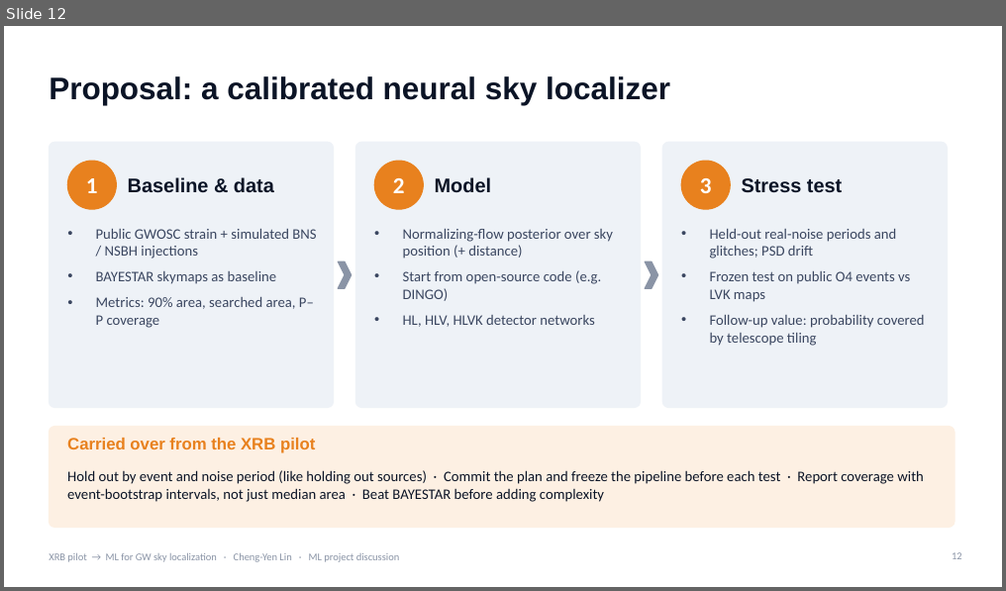
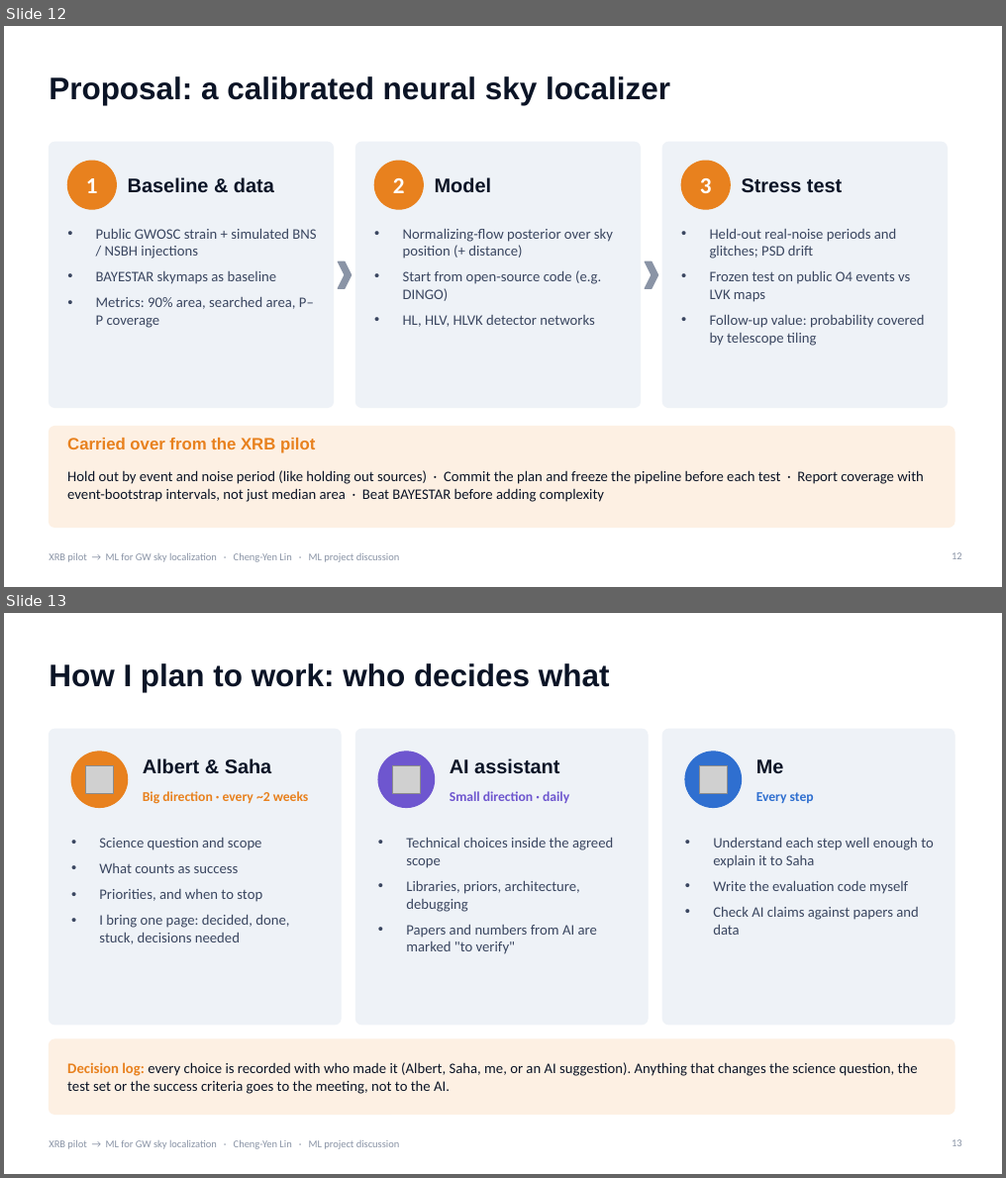
Before and after one commit to Chipwwwwww/XRB-pilot, a slide deck: slides/XRB_ML_to_GW_localization.pptx. Shown one above the other, each under a label of ours: slide 12 before the commit, slides 12 and 13 after it. The pictures are 1006x591 and 1006x1178 pixels, drawn with LibreOffice and Linux fonts; fonts in the diff are those of the drawing; grey boxes stand for pictures. Boxes give left, top, right and bottom in pixels: in the first picture for what was removed or moved away, otherwise in the second. Text is boxed around its words. In the diff, an @@ line names an element or a change of style, - is before the commit and + after.

```diff
--- a/slides/XRB_ML_to_GW_localization.pptx
+++ b/slides/XRB_ML_to_GW_localization.pptx
@@ slide 13 added at (4,613,1002,1174), background #FFFFFF; not listed: 1 template element that a slide beside it also shows @@
@@ title added at (49,663,610,692), 30 pt, text #0B1426, bold @@
+How I plan to work: who decides what
@@ rounded rectangle added at (49,729,341,1025), fill #EEF2F7, outline #EEF2F7 1 pt @@
@@ rounded rectangle added at (355,729,648,1025), fill #EEF2F7, outline #EEF2F7 1 pt @@
@@ rounded rectangle added at (662,729,954,1025), fill #EEF2F7, outline #EEF2F7 1 pt @@
@@ ellipse added at (71,752,128,808), fill #E8811E, outline #E8811E 1 pt @@
@@ text added at (143,759,272,774), 19 pt, text #0B1426, bold @@
+Albert & Saha
@@ ellipse added at (378,752,435,808), fill #6E56CF, outline #6E56CF 1 pt @@
@@ text added at (450,759,559,774), 19 pt, text #0B1426, bold @@
+AI assistant
@@ ellipse added at (685,752,742,808), fill #2F6FD0, outline #2F6FD0 1 pt @@
@@ text added at (756,760,784,773), 19 pt, text #0B1426, bold @@
+Me
@@ picture added at (85,765,114,794) @@
@@ picture added at (392,765,421,794) @@
@@ picture added at (699,765,728,794) @@
@@ text added at (143,791,309,804), 13 pt, text #E8811E, bold @@
+Big direction · every ~2 weeks
@@ text added at (450,791,569,803), 13 pt, text #6E56CF, bold @@
+Small direction · daily
@@ text added at (756,792,814,803), 13 pt, text #2F6FD0, bold @@
+Every step
@@ text added at (99,838,289,945), 14 pt, text #3A4660 @@
+• Science question and scope
+• What counts as success
+• Priorities, and when to stop
+• I bring one page: decided, done, stuck, decisions needed
@@ text added at (406,838,613,955), 14 pt, text #3A4660 @@
+• Technical choices inside the agreed scope
+• Libraries, priors, architecture, debugging
+• Papers and numbers from AI are marked "to verify"
@@ text added at (713,838,934,935), 14 pt, text #3A4660 @@
+• Understand each step well enough to explain it to Saha
+• Write the evaluation code myself
+• Check AI claims against papers and data
@@ rounded rectangle added at (49,1040,954,1115), fill #FDF0E3, outline #FDF0E3 1 pt @@
@@ text added at (67,1062,918,1094), 14 pt, text #0B1426 @@
+Decision log: every choice is recorded with who made it (Albert, Saha, me, or an AI suggestion). Anything that changes the science question, the test set or the success criteria goes to the meeting, not to the AI.
@@ page number added at (951,1140,962,1147), 10 pt, text #8A94A6 @@
+13
```
Also in this commit, not shown: 1 slide changed, 3 other slides added, 1 other file.
